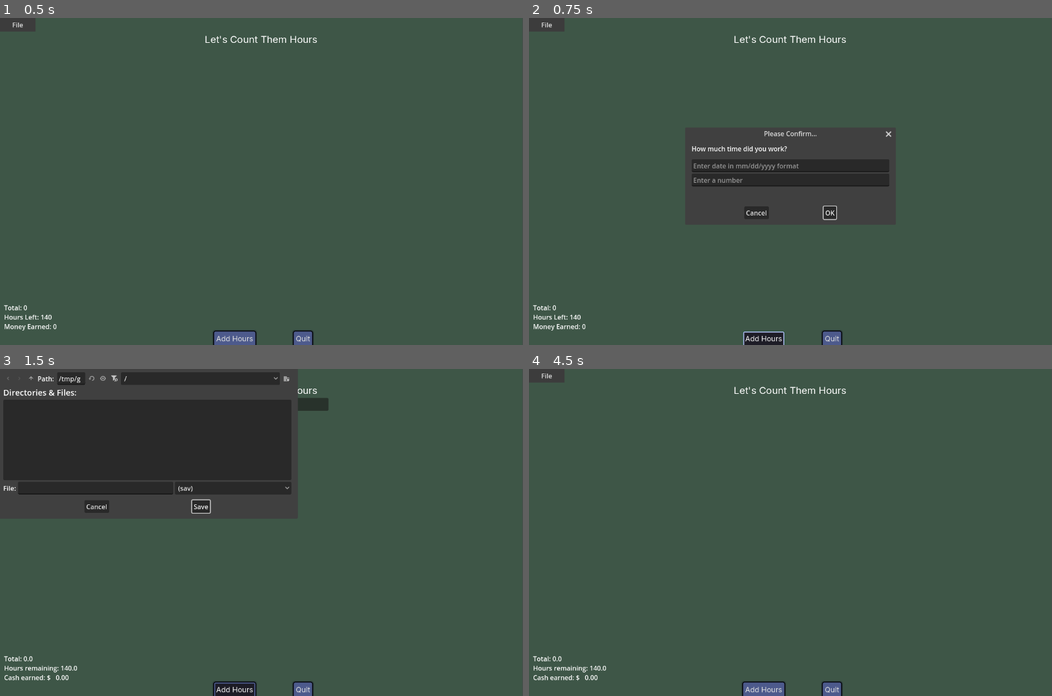
Above: before the commit, frames 1-4 (two rows, left to right).
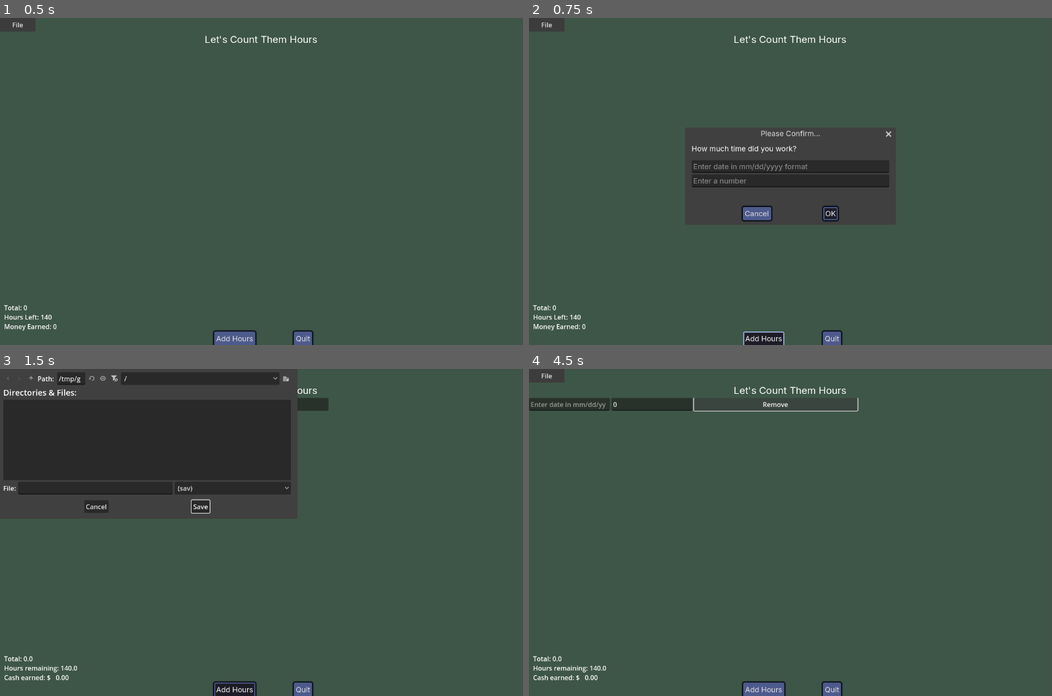
Above: after the commit, the same moments.

Repository: GinghamJones/WorkStudyTracker
Game: Godot game, scene res://main.tscn
Two runs of this game, one before a commit and one after it. Both use one fixed random seed, a clock stepped at 60 frames per second and the inputs below.
Inputs (mouse positions are in pixels of both pictures, inside the frame that each line leads up to):
- Up to frame 1 (0.5 s): no input
- Up to frame 2 (0.75 s): click "Add Hours" at 0.5 s
- Up to frame 3 (1.5 s): click "OK" at 1.25 s
- Up to frame 4 (4.5 s): click (623, 486) at 2.02 s; type "12" at 2.1 s; click "Remove" at 2.75 s; click "Save" at 3.5 s; click "Remove" at 4.25 s

Frame 1 is identical in both runs. In frame 2, 1.1% of the frame differs, in the area x 31-69%, y 34-63%; in frame 3, 0.1%; in frame 4, 1.3%, in the area x 0-63%, y 8-13%.

Commit message:
Copy from backup

Diff:
--- a/addbutton.gd
+++ b/addbutton.gd
@@ -1,6 +1,57 @@
 extends Button
 
+@export var main_scene : Control
+var window : ConfirmationDialog
+var date_field : LineEdit
+var time_field : LineEdit
 
-# Called when the node enters the scene tree for the first time.
-func _ready() -> void:
-	pass
+func _on_addbutton_pressed() -> void:
+	# This purely creates the window in which to enter a new Time Entry
+	create_time_entry_window()
+	var container : VBoxContainer = VBoxContainer.new()
+	time_field = LineEdit.new()
+	date_field = LineEdit.new()
+
+	window.add_child(container)
+	container.alignment = BoxContainer.ALIGNMENT_CENTER
+	time_field.set_script(load("res://hours_label.gd"))
+	date_field.set_script(load("res://date_label.gd"))
+	container.add_child(date_field)
+	container.add_child(time_field)
+
+	time_field.position += Vector2(10, 0)
+	window.connect("canceled", Callable(self, "cancel"))
+	window.connect("confirmed", Callable(self, "confirm"))
+
+	#if canceled:
+		#canceled = false
+		#data_field.queue_free()
+		#date_field.queue_free()
+		#window.queue_free()
+		#return
+
+
+
+func create_time_entry_window() -> void:
+	window = ConfirmationDialog.new()
+	add_child(window)
+	window.mode = Window.MODE_WINDOWED
+	window.unresizable = true
+	window.min_size = Vector2i(500, 200)
+	window.exclusive = true
+	window.initial_position = Window.WINDOW_INITIAL_POSITION_CENTER_MAIN_WINDOW_SCREEN
+	window.dialog_text = "How much time did you work?"
+	window.popup_centered(Vector2i(2, 2))
+	window.show()
+
+
+func cancel() -> void:
+	window.queue_free()
+
+
+func confirm() -> void:
+	main_scene.add_data(date_field.text, time_field.text)
+
+	time_field.queue_free()
+	date_field.queue_free()
+	window.queue_free()
--- a/file_menu.gd
+++ b/file_menu.gd
@@ -8,7 +8,7 @@
 var main_scene : Control
 
 signal open(is_saving)
-signal save_as(is_saving)
+signal save_as()
 signal save
 signal quit
 
@@ -26,7 +26,7 @@
 		open_id:
 			open.emit(false)
 		save_as_id:
-			save_as.emit(true)
+			save_as.emit()
 		save_id:
 			save.emit()
 		quit_id:
--- /dev/null
+++ b/gui_main.gd
@@ -0,0 +1,42 @@
+class_name GUIMain
+extends ScrollContainer
+
+@export var hours_logged_cont : VBoxContainer
+@export var aux_cont : VBoxContainer
+@export var delete_script : Script
+
+func add_data_to_gui(new_time_entry : TimeEntry) -> void:
+	# This adds the actual LineEdits to display data on main page
+
+	# Prepare data to be added to GUI
+	var new_data_label : LineEdit = LineEdit.new()
+	var new_date_label : DateLabel = DateLabel.new()
+	var hbox : HBoxContainer = HBoxContainer.new()
+	hbox.add_to_group("Save")
+
+	# Setup text display fields
+	new_date_label.text = new_time_entry.date
+	#new_date_label.set_script(load("res://date_label.gd"))
+	new_data_label.text = str(new_time_entry.time)
+	new_data_label.size_flags_horizontal = Control.SIZE_EXPAND_FILL
+	new_date_label.size_flags_horizontal = Control.SIZE_EXPAND_FILL
+
+	# Add new data to hours_logged vbox container
+	hbox.add_child(new_date_label)
+	hbox.add_child(new_data_label)
+	hours_logged_cont.add_child(hbox)
+
+	# Add a delete button
+	var new_delete_button : DeleteButton = DeleteButton.new()
+	new_delete_button.text = "Remove"
+	new_delete_button.set_script(delete_script)
+	new_delete_button.initiate(self, hbox, new_time_entry)
+
+	aux_cont.add_child(new_delete_button)
+
+
+func clear_contents() -> void:
+	for child in hours_logged_cont.get_children():
+		child.queue_free()
+	for child in aux_cont.get_children():
+		child.queue_free()
--- a/main.gd
+++ b/main.gd
@@ -1,7 +1,7 @@
 extends Control
 
 @export var hours_logged_cont: VBoxContainer
-@export var aux_container: VBoxContainer
+@export var gui_main: GUIMain
 @export var addbutton: Button
 @onready var delete_script : Script = preload("res://delete_button.gd")
 @export var total: Label
@@ -23,10 +23,9 @@
 	# Open res://settings.ini
 	if not FileAccess.file_exists(config_file_path):
 		print("File does not exist")
-
 		var new_file : ConfigFile = ConfigFile.new()
+		new_file.set_value("files", "cur_save_file", "")
 		new_file.save(config_file_path)
-		new_file.set_value("files", "cur_save_file", "")
 	else:
 		var new_file : ConfigFile = ConfigFile.new()
 		var err = new_file.load(config_file_path)
@@ -34,46 +33,12 @@
 			print("Error opening file %s" % err)
 			return
 		if new_file.has_section("files"):
-			print("Value found")
 			cur_save_file = new_file.get_value("files", "cur_save_file")
-			print("Cur_save_file found: %s" % cur_save_file)
 	if not cur_save_file:
+		print("Ready: cur_save_file not ultimately found")
 		return
 
 	open_file(cur_save_file)
-
-
-func _on_addbutton_pressed() -> void:
-	# This purely creates the window in which to enter a new Time Entry
-	var window : ConfirmationDialog = create_time_entry_window()
-	var container : VBoxContainer = VBoxContainer.new()
-	var data_field : LineEdit = LineEdit.new()
-	var date_field : LineEdit = LineEdit.new()
-	window.add_child(container)
-	container.alignment = BoxContainer.ALIGNMENT_CENTER
-	data_field.set_script(load("res://hours_label.gd"))
-	date_field.set_script(load("res://date_label.gd"))
-	container.add_child(date_field)
-	container.add_child(data_field)
-
-	data_field.position += Vector2(10, 0)
-	window.connect("canceled", Callable(self, "cancel"))
-	window.connect("confirmed", Callable(self, "confirm_time"))
-
-	if canceled:
-		canceled = false
-		data_field.queue_free()
-		date_field.queue_free()
-		window.queue_free()
-		return
-
-	await(window.confirmed)
-	add_data(date_field.text, data_field.text)
-
-	update_total()
-	data_field.queue_free()
-	date_field.queue_free()
-	window.queue_free()
 
 
 func cancel():
@@ -116,53 +81,14 @@
 
 
 func add_data(date : String, time : String) -> void:
-	# This adds the actual LineEdits to display data on main page
 	is_saved = false
-
-	# Check data
+	# Create new time entry
 	var new_time_entry : TimeEntry = TimeEntry.new()
 	new_time_entry.set_data(date, time)
 	time_entries.append(new_time_entry)
 
-	# Prepare data to be added to GUI
-	var new_data_label : LineEdit = LineEdit.new()
-	var new_date_label : DateLabel = DateLabel.new()
-	var hbox : HBoxContainer = HBoxContainer.new()
-	hbox.add_to_group("Save")
-
-	# Setup text display fields
-	new_date_label.text = date
-	#new_date_label.set_script(load("res://date_label.gd"))
-	new_data_label.text = time
-	new_data_label.size_flags_horizontal = Control.SIZE_EXPAND_FILL
-	new_date_label.size_flags_horizontal = Control.SIZE_EXPAND_FILL
-
-	# Add new data to hours_logged vbox container
-	hbox.add_child(new_date_label)
-	hbox.add_child(new_data_label)
-	hours_logged_cont.add_child(hbox)
-
-	# Add a delete button
-	var new_delete_button : DeleteButton = DeleteButton.new()
-	new_delete_button.text = "Remove"
-	new_delete_button.set_script(delete_script)
-	new_delete_button.initiate(self, hbox, new_time_entry)
-
-	aux_container.add_child(new_delete_button)
-
-
-func create_time_entry_window() -> ConfirmationDialog:
-	var new_window : ConfirmationDialog = ConfirmationDialog.new()
-	add_child(new_window)
-	new_window.mode = Window.MODE_WINDOWED
-	new_window.unresizable = true
-	new_window.min_size = Vector2i(500, 200)
-	new_window.exclusive = true
-	new_window.initial_position = Window.WINDOW_INITIAL_POSITION_CENTER_MAIN_WINDOW_SCREEN
-	new_window.dialog_text = "How much time did you work?"
-	new_window.popup_centered(Vector2i(2, 2))
-	new_window.show()
-	return new_window
+	gui_main.add_data_to_gui(new_time_entry)
+	update_total()
 
 
 func _on_quit_button_pressed() -> void:
@@ -214,7 +140,7 @@
 
 
 func save_file_chosen(path : String) -> void:
-	## Method to
+	## Method to specify file name when opening save as dialog
 	var file_name : String = path
 	if not file_name.ends_with(".sav"):
 		file_name += "sav"
@@ -234,10 +160,7 @@
 		## Make dialog asking to save
 		print("File is not saved when closing to open new file.")
 	# Clear previous data
-	for child in hours_logged_cont.get_children():
-		child.queue_free()
-	for child in aux_container.get_children():
-		child.queue_free()
+	gui_main.clear_contents()
 	time_entries = []
 
 	while(true):
--- a/main.tscn
+++ b/main.tscn
@@ -1,9 +1,11 @@
-[gd_scene load_steps=7 format=3 uid="uid://dcf8acq75ktr0"]
+[gd_scene load_steps=9 format=3 uid="uid://dcf8acq75ktr0"]
 
 [ext_resource type="Script" uid="uid://8rofpeqm3occ" path="res://main.gd" id="1_xlr82"]
 [ext_resource type="Script" uid="uid://cqruuswbikbrm" path="res://file_menu.gd" id="2_1bvp3"]
 [ext_resource type="Script" uid="uid://drv8io118p5t" path="res://addbutton.gd" id="2_2ns8r"]
 [ext_resource type="Theme" uid="uid://cp1l5q3r0n17m" path="res://main_theme.tres" id="2_5wffu"]
+[ext_resource type="Script" uid="uid://de5sjtw2i0xfm" path="res://gui_main.gd" id="4_lquwl"]
+[ext_resource type="Script" uid="uid://7bxb27fgrb7x" path="res://delete_button.gd" id="5_7mycd"]
 
 [sub_resource type="StyleBoxFlat" id="StyleBoxFlat_h2yge"]
 content_margin_left = 30.0
@@ -15,7 +17,7 @@
 [sub_resource type="LabelSettings" id="LabelSettings_qq3wf"]
 font_size = 24
 
-[node name="Main" type="Control" node_paths=PackedStringArray("hours_logged_cont", "aux_container", "addbutton", "total", "hours_left", "money_earned") groups=["Main"]]
+[node name="Main" type="Control" node_paths=PackedStringArray("hours_logged_cont", "gui_main", "addbutton", "total", "hours_left", "money_earned") groups=["Main"]]
 layout_mode = 3
 anchors_preset = 15
 anchor_right = 1.0
@@ -24,8 +26,8 @@
 grow_horizontal = 2
 grow_vertical = 2
 script = ExtResource("1_xlr82")
-hours_logged_cont = NodePath("ContentsContainer/ScrollContainer/DataContainer/HoursLoggedCont")
-aux_container = NodePath("ContentsContainer/ScrollContainer/DataContainer/AuxContainer")
+hours_logged_cont = NodePath("ContentsContainer/GUIMain/DataContainer/HoursLoggedCont")
+gui_main = NodePath("ContentsContainer/GUIMain")
 addbutton = NodePath("ContentsContainer/MarginBottom/VBox/ButtonHBox/addbutton")
 total = NodePath("ContentsContainer/MarginBottom/VBox/InfoVBox/Total")
 hours_left = NodePath("ContentsContainer/MarginBottom/VBox/InfoVBox/HoursLeft")
@@ -69,27 +71,31 @@
 item_3/id = 3
 script = ExtResource("2_1bvp3")
 
-[node name="Label" type="Label" parent="ContentsContainer"]
+[node name="TitleLabel" type="Label" parent="ContentsContainer"]
 layout_mode = 2
 theme = ExtResource("2_5wffu")
 text = "Let's Count Them Hours"
 label_settings = SubResource("LabelSettings_qq3wf")
 horizontal_alignment = 1
 
-[node name="ScrollContainer" type="ScrollContainer" parent="ContentsContainer"]
+[node name="GUIMain" type="ScrollContainer" parent="ContentsContainer" node_paths=PackedStringArray("hours_logged_cont", "aux_cont")]
 custom_minimum_size = Vector2(0, 225)
 layout_mode = 2
 size_flags_vertical = 3
 horizontal_scroll_mode = 0
+script = ExtResource("4_lquwl")
+hours_logged_cont = NodePath("DataContainer/HoursLoggedCont")
+aux_cont = NodePath("DataContainer/AuxContainer")
+delete_script = ExtResource("5_7mycd")
 
-[node name="DataContainer" type="HBoxContainer" parent="ContentsContainer/ScrollContainer"]
+[node name="DataContainer" type="HBoxContainer" parent="ContentsContainer/GUIMain"]
 layout_mode = 2
 
-[node name="HoursLoggedCont" type="VBoxContainer" parent="ContentsContainer/ScrollContainer/DataContainer"]
+[node name="HoursLoggedCont" type="VBoxContainer" parent="ContentsContainer/GUIMain/DataContainer"]
 custom_minimum_size = Vector2(400, 0)
 layout_mode = 2
 
-[node name="AuxContainer" type="VBoxContainer" parent="ContentsContainer/ScrollContainer/DataContainer"]
+[node name="AuxContainer" type="VBoxContainer" parent="ContentsContainer/GUIMain/DataContainer"]
 custom_minimum_size = Vector2(400, 0)
 layout_mode = 2
 
@@ -125,12 +131,13 @@
 theme_override_constants/separation = 100
 alignment = 1
 
-[node name="addbutton" type="Button" parent="ContentsContainer/MarginBottom/VBox/ButtonHBox"]
+[node name="addbutton" type="Button" parent="ContentsContainer/MarginBottom/VBox/ButtonHBox" node_paths=PackedStringArray("main_scene")]
 layout_mode = 2
 size_flags_horizontal = 0
 theme = ExtResource("2_5wffu")
 text = "Add Hours"
 script = ExtResource("2_2ns8r")
+main_scene = NodePath("../../../../..")
 
 [node name="QuitButton" type="Button" parent="ContentsContainer/MarginBottom/VBox/ButtonHBox"]
 layout_mode = 2
@@ -138,5 +145,5 @@
 text = "Quit"
 
 [connection signal="id_pressed" from="ContentsContainer/FileMenuContainer/MenuBar/File" to="ContentsContainer/FileMenuContainer/MenuBar/File" method="_on_id_pressed"]
-[connection signal="pressed" from="ContentsContainer/MarginBottom/VBox/ButtonHBox/addbutton" to="." method="_on_addbutton_pressed"]
+[connection signal="pressed" from="ContentsContainer/MarginBottom/VBox/ButtonHBox/addbutton" to="ContentsContainer/MarginBottom/VBox/ButtonHBox/addbutton" method="_on_addbutton_pressed"]
 [connection signal="pressed" from="ContentsContainer/MarginBottom/VBox/ButtonHBox/QuitButton" to="." method="_on_quit_button_pressed"]
Not shown, added: gui_main.gd.uid
